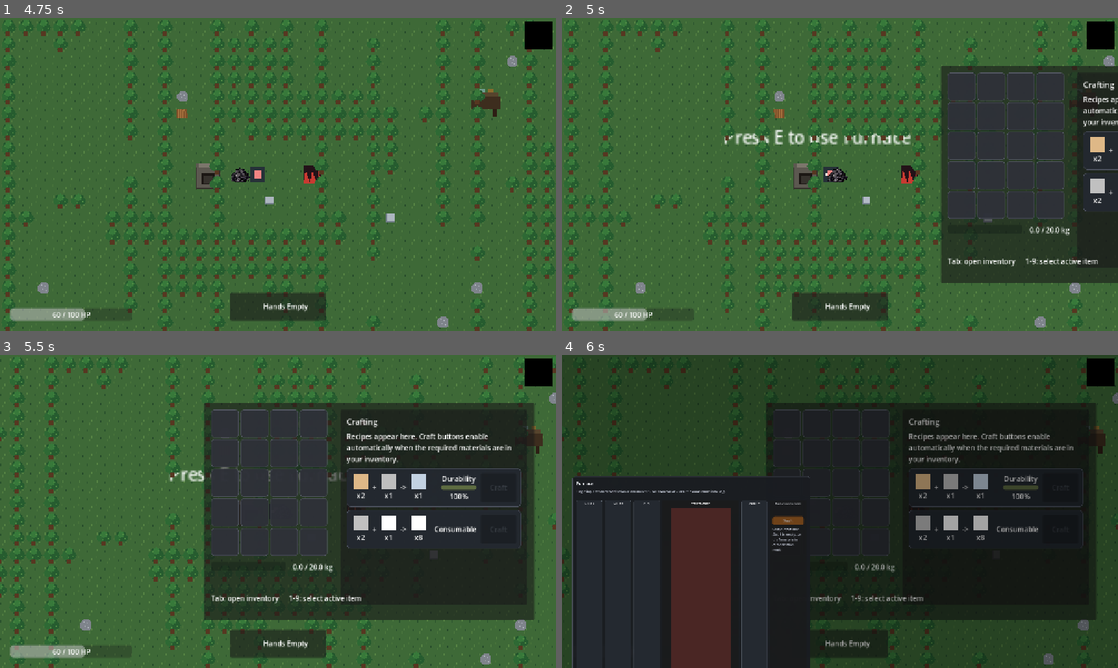
Above: before the commit, frames 1-4 (two rows, left to right).
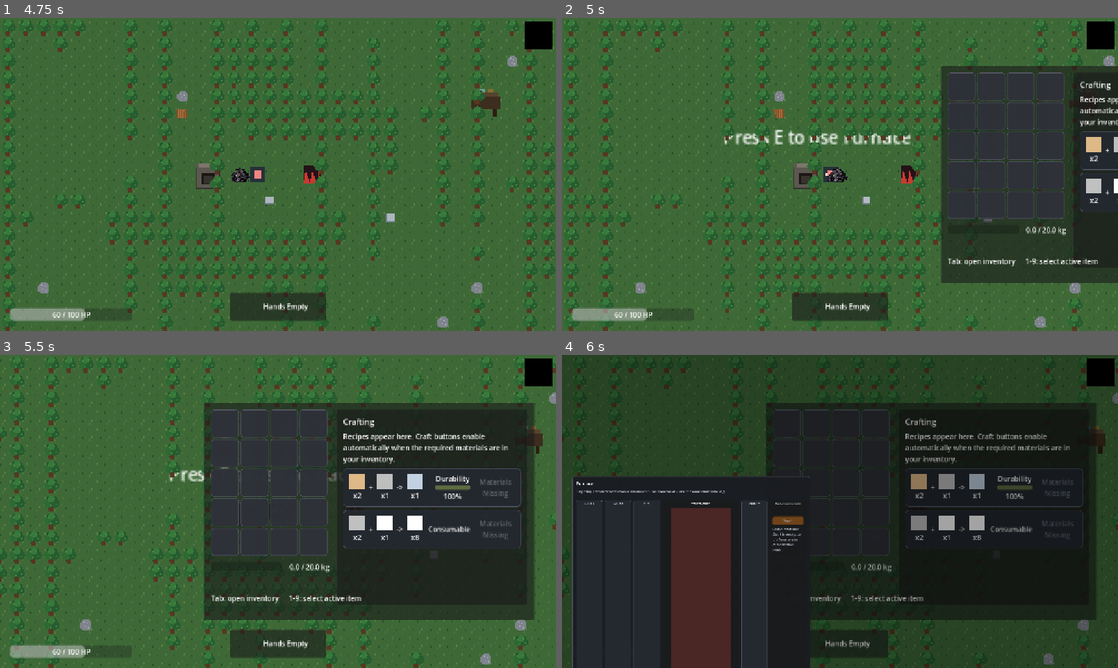
Above: after the commit, the same moments.

Repository: Maddiplomat/Project-alchemy
Game: Godot game, scene res://scenes/MainMenu.tscn
Same seed, same stepped clock (60 frames per second), same inputs: the game is played once before the commit and once after it.
Inputs (mouse positions are in pixels of both pictures, inside the frame that each line leads up to):
- Up to frame 1 (4.75 s): click "Start Run" at 0.5 s; tap Enter at 1.25, 4.25 s; move the mouse to (400, 158) at 1.27 s; hold D (move_right) 1.28-2 s; hold E (interact) 1.28-2 s; click (400, 158) at 1.42 s; drag from (166, 190) to (350, 218) at 2.02 s; move the mouse to (333, 105) at 2.77 s; hold D (move_right) 2.78-3.5 s; hold Shift (sprint) 2.78-3.5 s; tap Space at 3.5 s; drag from (250, 237) to (139, 115) at 3.52 s; move the mouse to (444, 221) at 4.27 s; hold A (move_left) from 4.28 s (still down); hold E (interact) from 4.28 s (still down)
- Up to frame 2 (5 s): keep holding A (move_left); keep holding E (interact); tap Tab (toggle_inventory) at 4.9 s
- Up to frame 3 (5.5 s): release A (move_left) at 5 s; release E (interact) at 5 s; drag from (400, 423) to (216, 452) at 5.02 s
- Up to frame 4 (6 s): tap E (interact) at 5.75 s; move the mouse to (817, 423) at 5.77 s; hold S (move_down) from 5.78 s (still down); hold Shift (sprint) from 5.78 s (still down); click (817, 423) at 5.92 s

Frame 1 is identical in both runs. In frame 2, 0.8% of the frame differs, in the area x 83-100%, y 20-76%; in frame 3, 2.2%, in the area x 52-92%, y 20-70%; in frame 4, 1.9%.

Commit message:
Remove inventory craft button

Diff:
--- a/scripts/inventory_grid.gd
+++ b/scripts/inventory_grid.gd
@@ -70,7 +70,6 @@
 	InventoryManager.inventory_changed.connect(refresh_grid)
 	InventoryManager.held_item_changed.connect(func(_id): refresh_grid())
 	InventoryManager.weight_changed.connect(_on_weight_changed)
-	CraftingManager.crafted.connect(_on_item_crafted)
 	_setup_crafting_pulse_animation()
 	_build_recipe_rows()
 	refresh_grid()
@@ -549,14 +548,15 @@
 			durability_value.text = "%d%%" % int(round(float(durability) * 100.0))
 			durability_box.add_child(durability_value)
 
-		var craft_button := Button.new()
-		craft_button.custom_minimum_size = Vector2(82, 32)
-		craft_button.text = "Craft"
-		craft_button.pressed.connect(_on_craft_pressed.bind(recipe_id))
-		row_box.add_child(craft_button)
+		var availability_label := Label.new()
+		availability_label.custom_minimum_size = Vector2(96, 32)
+		availability_label.horizontal_alignment = HORIZONTAL_ALIGNMENT_CENTER
+		availability_label.vertical_alignment = VERTICAL_ALIGNMENT_CENTER
+		availability_label.autowrap_mode = TextServer.AUTOWRAP_WORD_SMART
+		row_box.add_child(availability_label)
 
 		recipe_row_refs[recipe_id] = {
-			"button": craft_button,
+			"availability_label": availability_label,
 			"style": row_style,
 		}
 
@@ -593,19 +593,12 @@
 func _refresh_recipe_states() -> void:
 	for recipe_id: StringName in recipe_row_refs:
 		var row_ref: Dictionary = recipe_row_refs[recipe_id]
-		var craft_button: Button = row_ref.get("button")
+		var availability_label: Label = row_ref.get("availability_label")
 		var row_style: StyleBoxFlat = row_ref.get("style")
 		var can_craft_now := CraftingManager.can_craft(recipe_id)
-		craft_button.disabled = not can_craft_now
-		craft_button.modulate = CRAFT_READY_COLOR if can_craft_now else CRAFT_LOCKED_COLOR
+		availability_label.text = "Materials\nReady" if can_craft_now else "Materials\nMissing"
+		availability_label.modulate = CRAFT_READY_COLOR if can_craft_now else CRAFT_LOCKED_COLOR
 		row_style.border_color = CRAFT_READY_COLOR if can_craft_now else RECIPE_ROW_BORDER_COLOR
-
-func _on_craft_pressed(recipe_id: StringName) -> void:
-	CraftingManager.craft(recipe_id)
-
-func _on_item_crafted(_recipe_id: StringName) -> void:
-	refresh_grid()
-	_update_crafting_highlight()
 
 
 func _update_crafting_highlight() -> void:
